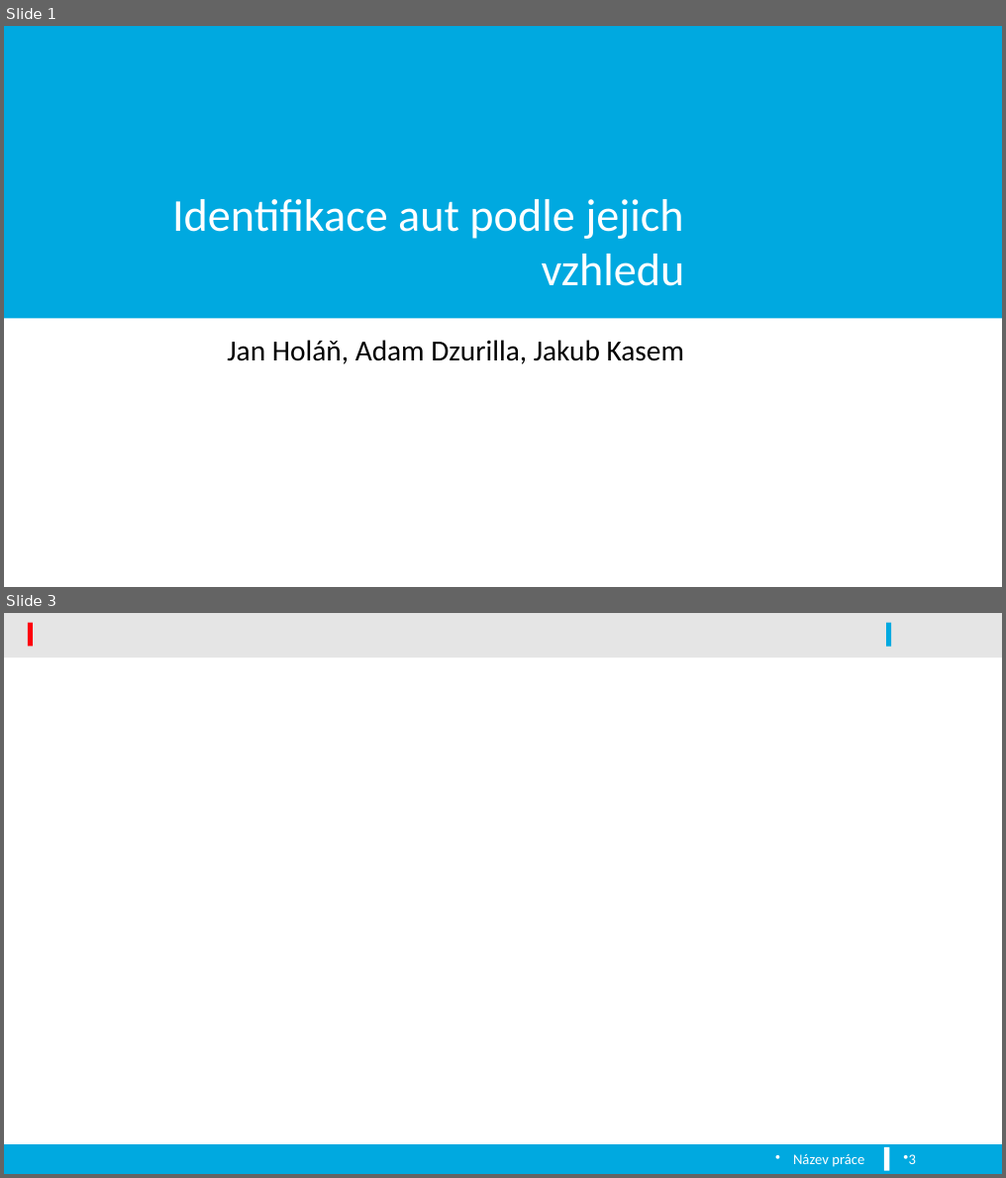
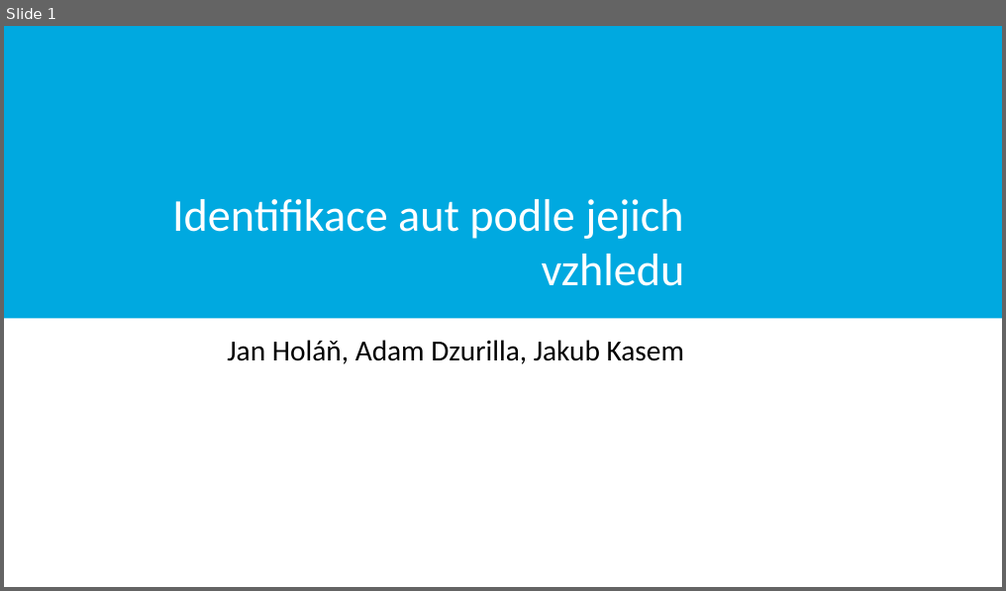
Before and after one commit to dzuris/knn_proj, a slide deck: Prezentace/Identifikace aut podle jejich vzhledu.pptx. Shown one above the other, each under a label of ours: slides 1 and 3 before the commit, slide 1 after it; the slides between them are not shown. The pictures are 1006x1178 and 1006x591 pixels, drawn with LibreOffice and Linux fonts; fonts in the diff are those of the drawing; background and template pictures are left out. Boxes give left, top, right and bottom in pixels: in the first picture for what was removed or moved away, otherwise in the second. Text is boxed around its words. In the diff, an @@ line names an element or a change of style, - is before the commit and + after.

```diff
--- a/Prezentace/Identifikace aut podle jejich vzhledu.pptx
+++ b/Prezentace/Identifikace aut podle jejich vzhledu.pptx
@@ slide 3 removed at box(4, 613, 1002, 1174), background #FFFFFF @@
@@ rectangle removed at box(4, 613, 1002, 655) @@
@@ rectangle removed at box(27, 623, 33, 647) @@
@@ rectangle removed at box(887, 623, 892, 647) @@
@@ rectangle removed at box(4, 655, 1002, 658) @@
@@ rectangle removed at box(4, 1146, 1002, 1174) @@
@@ text removed at box(793, 1155, 864, 1167) @@
-Název práce
@@ rectangle removed at box(884, 1148, 890, 1170) @@
@@ page number removed at box(909, 1155, 916, 1164) @@
-3
```
Also in this commit, not shown: 1 slide changed, 6 slides added, 1 other slide removed.
